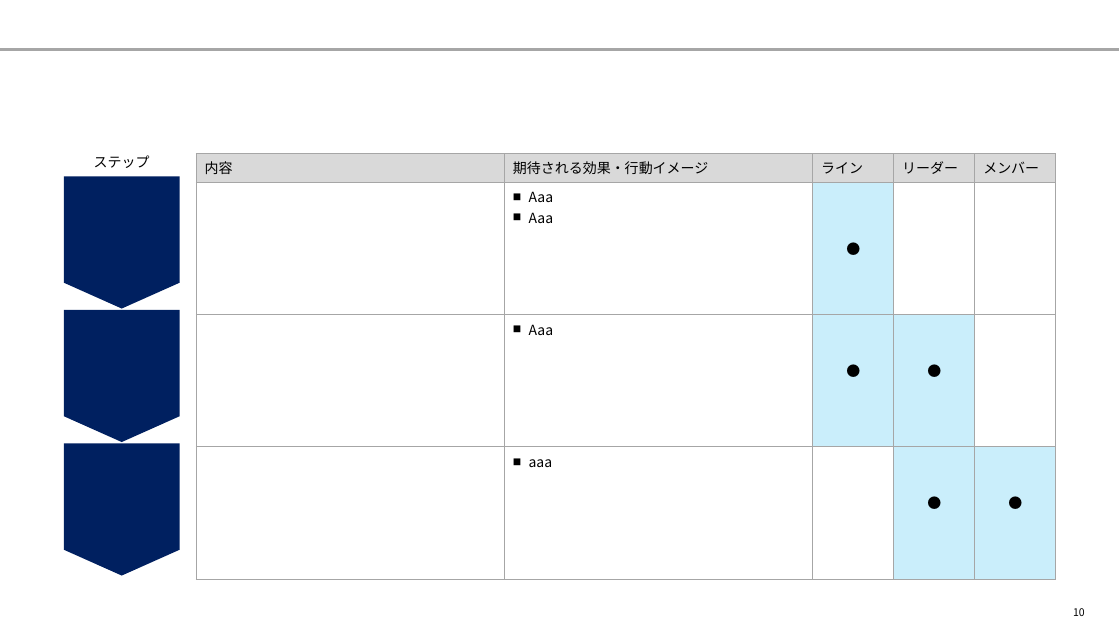
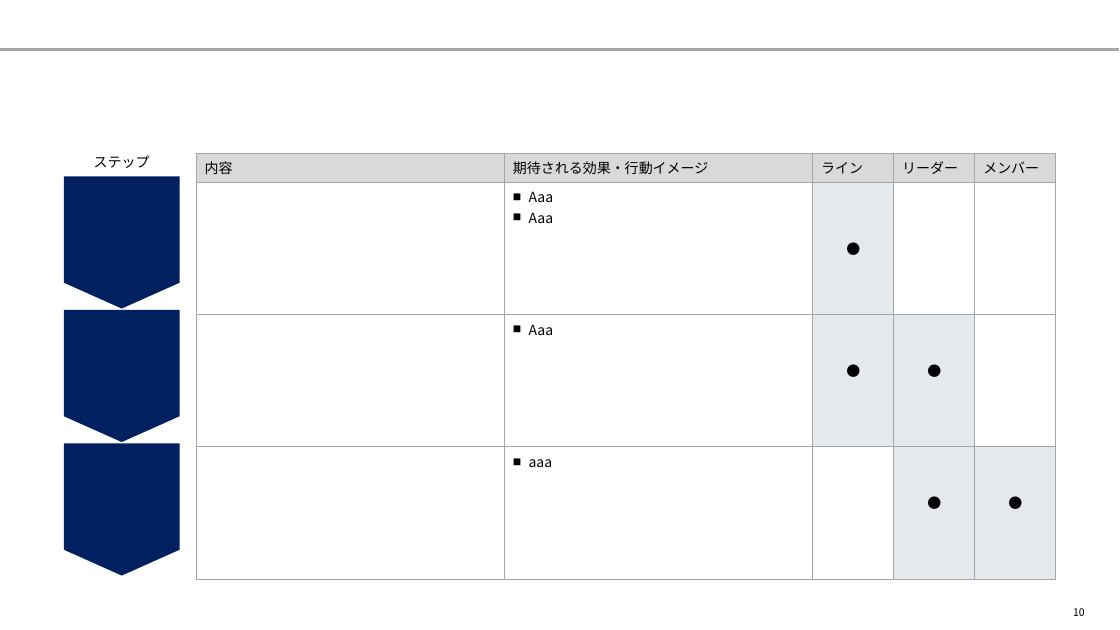
Before and after one commit to yuzucha16/dotfiles, a slide deck: slide 10 of office/Blank.potx. Drawn at 1120x630 pixels with LibreOffice and Linux fonts; fonts in the diff are those of the drawing. Boxes give left, top, right and bottom in pixels: in the first picture for what was removed or moved away, otherwise in the second. Text is boxed around its words. In the diff, an @@ line names an element or a change of style, - is before the commit and + after.

```diff
--- a/office/Blank.potx
+++ b/office/Blank.potx
@@ table at [197,154,1058,576] @@
@@ fill #CAEEFB to #E5E9EE in 5 cells @@
```
Also in this commit, not shown: 18 other slides changed.
